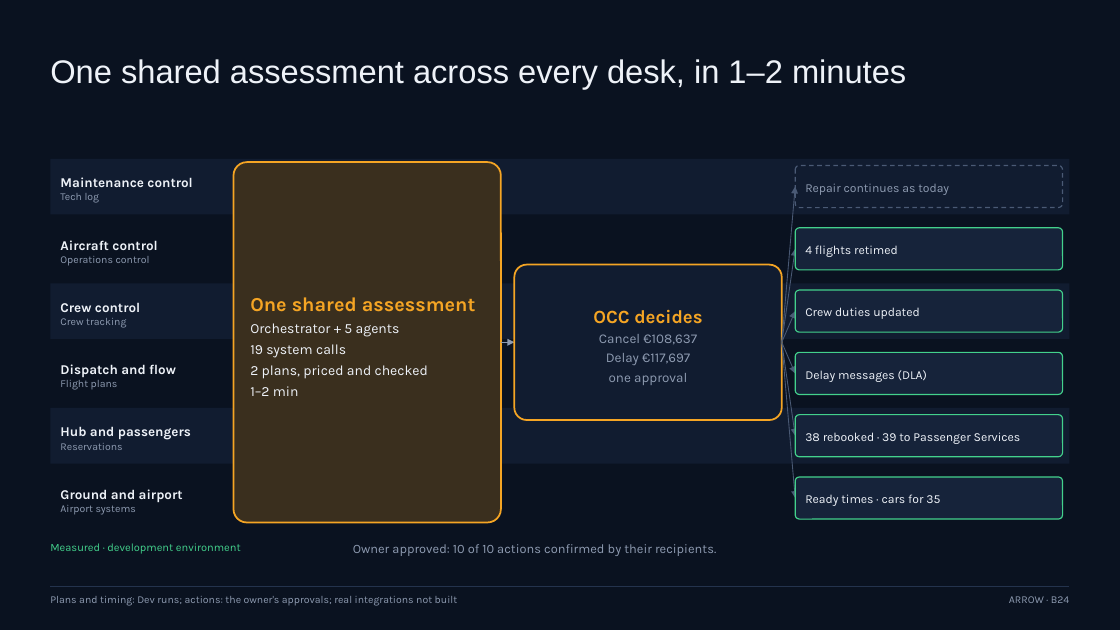
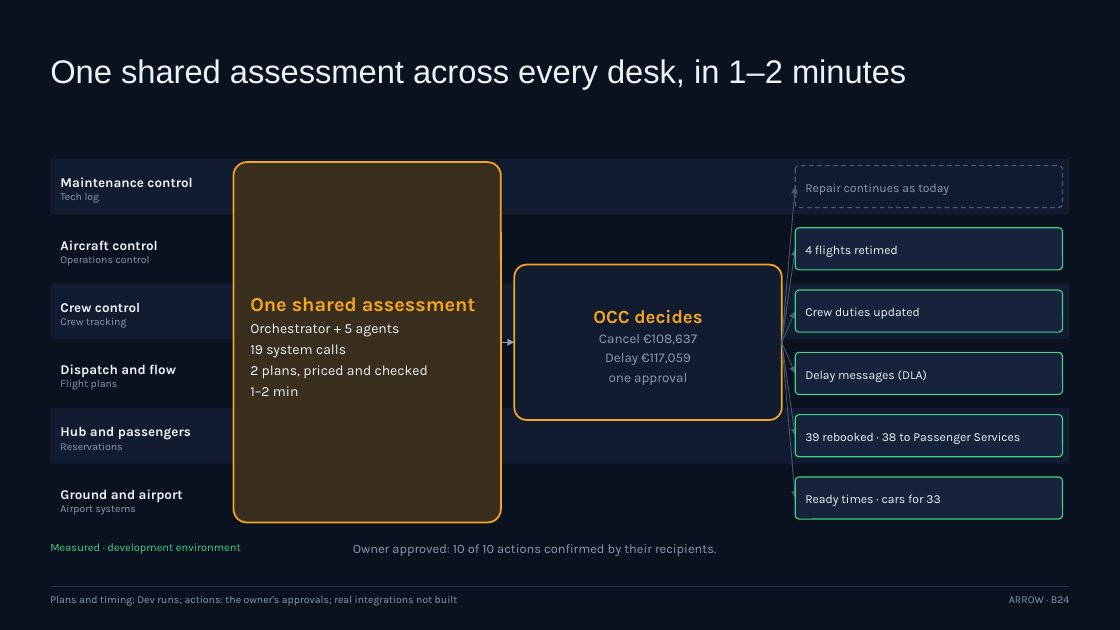
Before and after one commit to simonm43/agentic-airline-disruption-recovery, a slide deck: slide 33 of docs/presentation/arrow-executive-briefing.pptx. Drawn at 1120x630 pixels with LibreOffice and Linux fonts; fonts in the diff are those of the drawing. Boxes give left, top, right and bottom in pixels: in the first picture for what was removed or moved away, otherwise in the second. Text is boxed around its words. In the diff, an @@ line names an element or a change of style, - is before the commit and + after.

```diff
--- a/docs/presentation/arrow-executive-briefing.pptx
+++ b/docs/presentation/arrow-executive-briefing.pptx
@@ text at [605,353,691,365]: text changed @@
-Delay €117,697
+Delay €117,059
@@ text at [805,432,1021,444]: text changed @@
-38 rebooked · 39 to Passenger Services
+39 rebooked · 38 to Passenger Services
@@ text at [805,494,940,506]: text changed @@
-Ready times · cars for 35
+Ready times · cars for 33
```
Also in this commit, not shown: 5 other slides changed, 1 other file.
